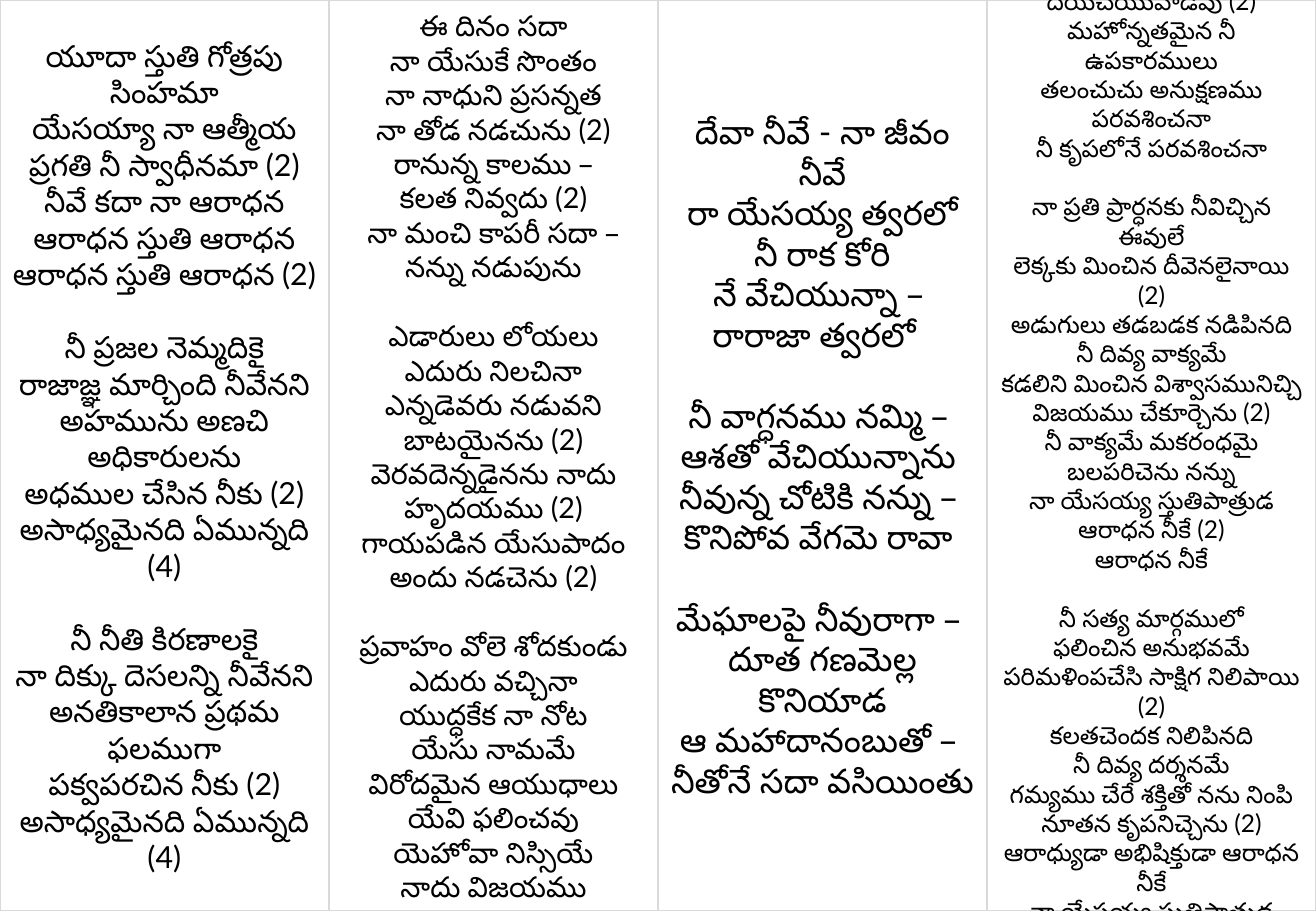
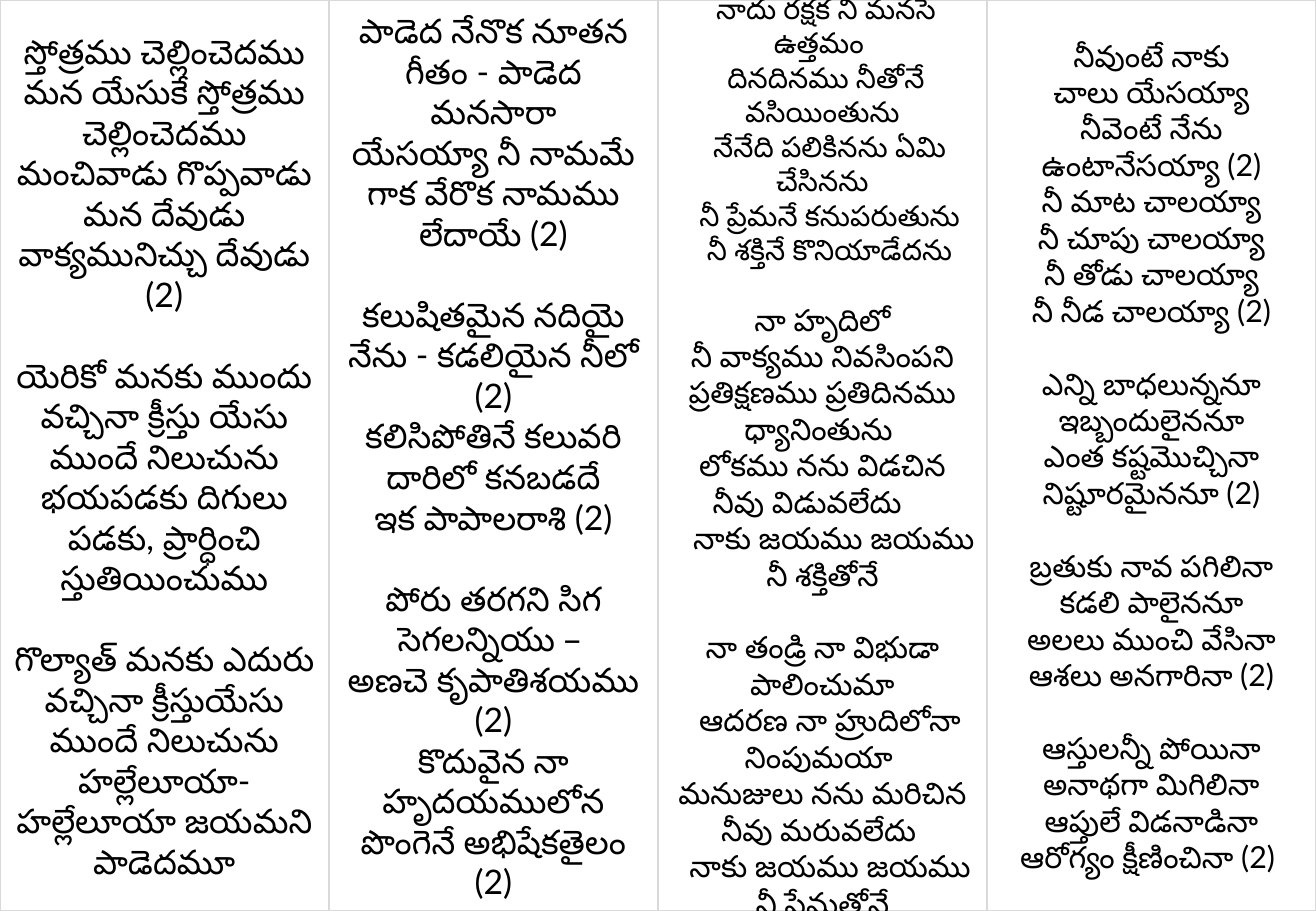
Before and after one commit to venu-webdev/songsDb, a slide deck: slide 1 of xerox.pptx. Drawn at 1316x911 pixels with LibreOffice and Linux fonts; fonts in the diff are those of the drawing. Boxes give left, top, right and bottom in pixels: in the first picture for what was removed or moved away, otherwise in the second. Text is boxed around its words. In the diff, an @@ line names an element or a change of style, - is before the commit and + after.

```diff
--- a/xerox.pptx
+++ b/xerox.pptx
@@ text in rectangle at (348, 19, 639, 899): text changed; size 17 to 20 pt @@
-ఈ దినం సదా
-నా యేసుకే సొంతం
-నా నాధుని ప్రసన్నత
-నా తోడ నడచును (2)
-రానున్న కాలము –
-కలత నివ్వదు (2)
-నా మంచి కాపరీ సదా –
-నన్ను నడుపును
-ఎడారులు లోయలు
-ఎదురు నిలచినా
-ఎన్నడెవరు నడువని
-బాటయైనను (2)
-వెరవదెన్నడైనను నాదు హృదయము (2)
-గాయపడిన యేసుపాదం
-అందు నడచెను (2)
-ప్రవాహం వోలె శోదకుండు
-ఎదురు వచ్చినా
-యుద్ధకేక నా నోట
-యేసు నామమే
-విరోదమైన ఆయుధాలు
-యేవి ఫలించవు
-యెహోవా నిస్సియే
-నాదు విజయము
+పాడెద నేనొక నూతన గీతం - పాడెద మనసారా
+యేసయ్యా నీ నామమే గాక వేరొక నామము
+లేదాయే (2)
+కలుషితమైన నదియై నేను - కడలియైన నీలో (2)
+కలిసిపోతినే కలువరి దారిలో కనబడదే
+ఇక పాపాలరాశి (2)
+పోరు తరగని సిగ సెగలన్నియు –
+అణచె కృపాతిశయము (2)
+కొదువైన నా హృదయములోన
+పొంగెనే అభిషేకతైలం (2)
@@ text in rectangle at (678, 0, 974, 891): text changed; size 20 to 18 pt @@
-దేవా నీవే - నా జీవం నీవే
-రా యేసయ్య త్వరలో
-నీ రాక కోరి
-నే వేచియున్నా –
-రారాజా త్వరలో
-నీ వాగ్ధనము నమ్మి –
-ఆశతో వేచియున్నాను
-నీవున్న చోటికి నన్ను –
-కొనిపోవ వేగమె రావా
-మేఘాలపై నీవురాగా –
-దూత గణమెల్ల కొనియాడ
-ఆ మహాదానంబుతో –
-నీతోనే సదా వసియింతు
+నాదు రక్షక నీ మనసే ఉత్తమం
+దినదినము నీతోనే వసియింతును
+నేనేది పలికినను ఏమి చేసినను
+నీ ప్రేమనే కనుపరుతును
+నీ శక్తినే కొనియాడేదను
+నా హృదిలో
+నీ వాక్యము నివసింపని
+ప్రతిక్షణము ప్రతిదినము ధ్యానింతును
+లోకము నను విడచిన
+నీవు విడువలేదు
+నాకు జయము జయము
+నీ శక్తితోనే
+నా తండ్రి నా విభుడా
+పాలించుమా
+ఆదరణ నా హ్రుదిలోనా నింపుమయా
+మనుజులు నను మరిచిన
+నీవు మరువలేదు
+నాకు జయము జయము
+నీ ప్రేమతోనే
@@ text in rectangle at (14, 39, 314, 875): text changed; size 18 to 20 pt @@
-యూదా స్తుతి గోత్రపు సింహమా
-యేసయ్యా నా ఆత్మీయ ప్రగతి నీ స్వాధీనమా (2)
-నీవే కదా నా ఆరాధన
-ఆరాధన స్తుతి ఆరాధన
-ఆరాధన స్తుతి ఆరాధన (2)
-నీ ప్రజల నెమ్మదికై
-రాజాజ్ఞ మార్చింది నీవేనని
-అహమును అణచి అధికారులను
-అధముల చేసిన నీకు (2)
-అసాధ్యమైనది ఏమున్నది (4)
-నీ నీతి కిరణాలకై
-నా దిక్కు దెసలన్ని నీవేనని
-అనతికాలాన ప్రథమ ఫలముగా
-పక్వపరచిన నీకు (2)
-అసాధ్యమైనది ఏమున్నది (4)
+స్తోత్రము చెల్లించెదము
+మన యేసుకే స్తోత్రము చెల్లించెదము
+మంచివాడు గొప్పవాడు
+మన దేవుడు
+వాక్యమునిచ్చు దేవుడు (2)
+యెరికో మనకు ముందు వచ్చినా క్రీస్తు యేసు
+ముందే నిలుచును
+భయపడకు దిగులు పడకు, ప్రార్ధించి స్తుతియించుము
+గొల్యాత్ మనకు ఎదురు వచ్చినా క్రీస్తుయేసు
+ముందే నిలుచును
+హల్లేలూయా-హల్లేలూయా జయమని పాడెదమూ
@@ text in rectangle at (1020, 45, 1275, 880): text changed; size 14.5 to 18 pt @@
-కృపా క్షేమము నీ శాశ్వత జీవము
-నా జీవిత కాలమంతయు నీవు దయచేయువాడవు (2)
-మహోన్నతమైన నీ ఉపకారములు
-తలంచుచు అనుక్షణము పరవశించనా
-నీ కృపలోనే పరవశించనా
-నా ప్రతి ప్రార్ధనకు నీవిచ్చిన ఈవులే
-లెక్కకు మించిన దీవెనలైనాయి (2)
-అడుగులు తడబడక నడిపినది
-నీ దివ్య వాక్యమే
-కడలిని మించిన విశ్వాసమునిచ్చి విజయము చేకూర్చెను (2)
-నీ వాక్యమే మకరంధమై
-బలపరిచెను నన్ను
-నా యేసయ్య స్తుతిపాత్రుడ
-ఆరాధన నీకే (2)
-ఆరాధన నీకే
-నీ సత్య మార్గములో
-ఫలించిన అనుభవమే
-పరిమళింపచేసి సాక్షిగ నిలిపాయి (2)
-కలతచెందక నిలిపినది
-నీ దివ్య దర్శనమే
-గమ్యము చేరే శక్తితో నను నింపి
-నూతన కృపనిచ్చెను (2)
-ఆరాధ్యుడా అభిషిక్తుడా ఆరాధన నీకే
-నా యేసయ్య స్తుతిపాత్రుడ
-ఆరాధన నీకే (2)
-ఆరాధన నీకే
+నీవుంటే నాకు
+చాలు యేసయ్యా
+నీవెంటే నేను
+ఉంటానేసయ్యా (2)
+నీ మాట చాలయ్యా
+నీ చూపు చాలయ్యా
+నీ తోడు చాలయ్యా
+నీ నీడ చాలయ్యా (2)
+ఎన్ని బాధలున్ననూ
+ఇబ్బందులైననూ
+ఎంత కష్టమొచ్చినా
+నిష్టూరమైననూ (2)
+బ్రతుకు నావ పగిలినా
+కడలి పాలైననూ
+అలలు ముంచి వేసినా
+ఆశలు అనగారినా (2)
+ఆస్తులన్నీ పోయినా
+అనాథగా మిగిలినా
+ఆప్తులే విడనాడినా
+ఆరోగ్యం క్షీణించినా (2)
```
Also in this commit, not shown: 3 other files.
